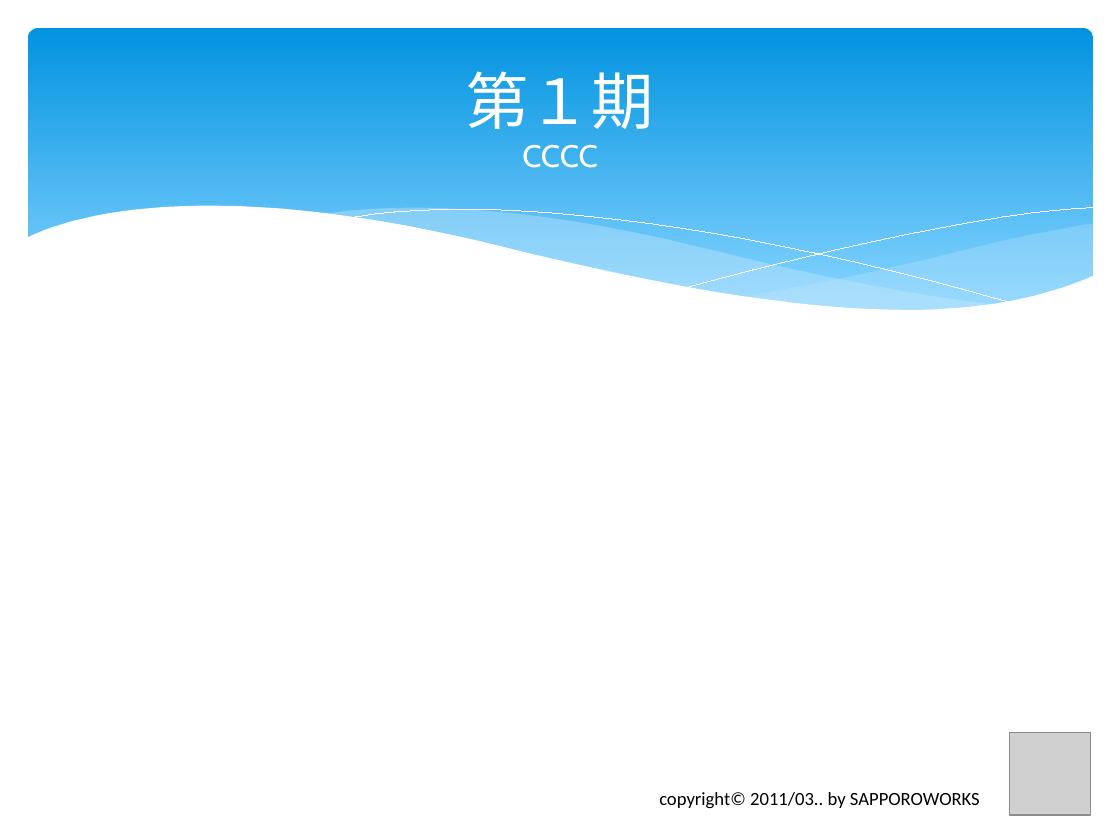
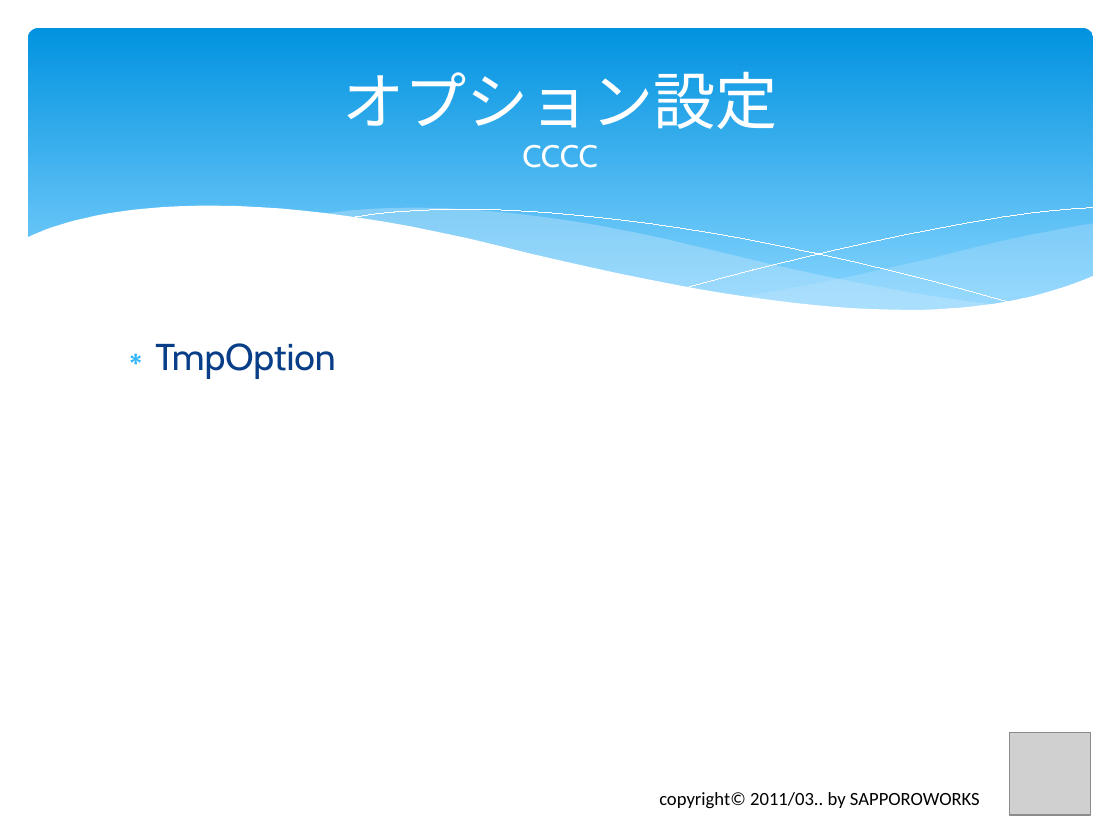
Before and after one commit to furuya02/clrh78, a slide deck: slide 45 of C# から Java へのプログラム移植で体験したTDDの効果は？.pptx (slide 47 before the commit). Drawn at 1120x840 pixels with LibreOffice and Linux fonts; fonts in the diff are those of the drawing; grey boxes stand for pictures. Boxes give left, top, right and bottom in pixels: in the first picture for what was removed or moved away, otherwise in the second. Text is boxed around its words. In the diff, an @@ line names an element or a change of style, - is before the commit and + after.

```diff
--- a/C# から Java へのプログラム移植で体験したTDDの効果は？.pptx
+++ b/C# から Java へのプログラム移植で体験したTDDの効果は？.pptx
@@ title at [342,71,777,168]: text changed; size 20 to 40 pt @@
-第１期
-CCCC
+オプション設定
+CCCC
@@ text added at [155,343,336,379], 24 pt, text #073E87 @@
+∗ TmpOption
```
Also in this commit, not shown: 11 other slides changed, 23 slides added.
